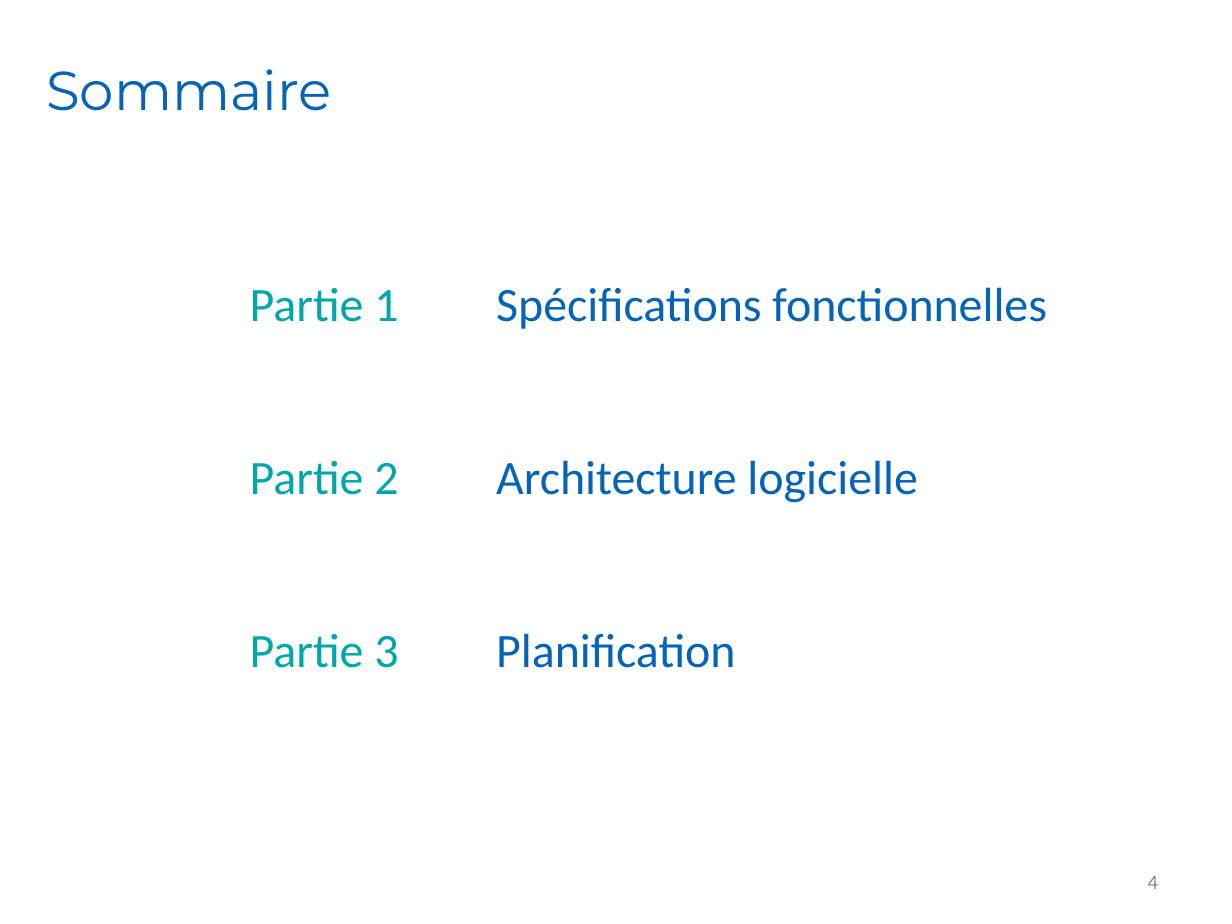
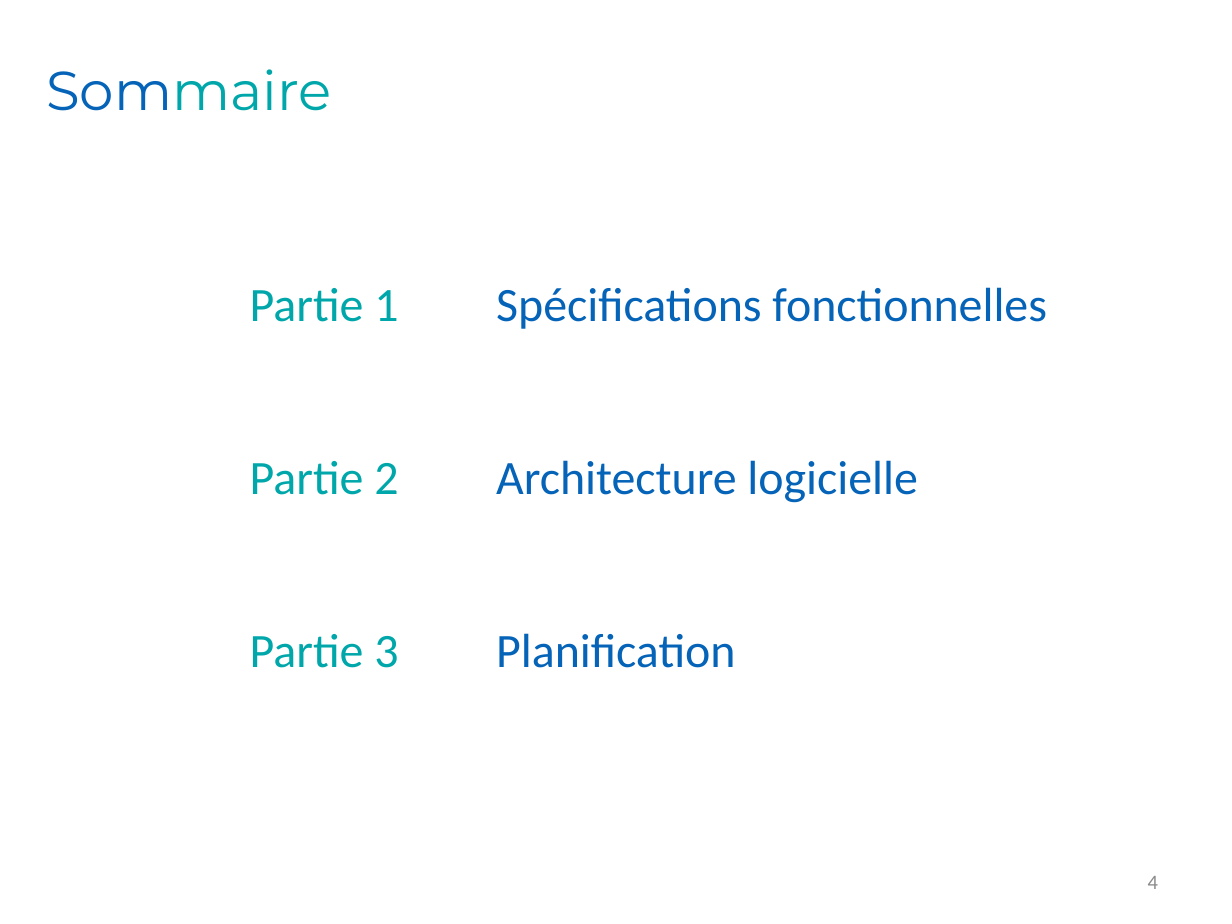
Before and after one commit to Romcol/Gutemberg-rapports, a slide deck: slide 4 of defense/1_project/powerpoint.pptx. Drawn at 1232x924 pixels with LibreOffice and Linux fonts; fonts in the diff are those of the drawing; background and template pictures are left out. Boxes give left, top, right and bottom in pixels: in the first picture for what was removed or moved away, otherwise in the second. Text is boxed around its words. In the diff, an @@ line names an element or a change of style, - is before the commit and + after.

```diff
--- a/defense/1_project/powerpoint.pptx
+++ b/defense/1_project/powerpoint.pptx
@@ title "Sommaire" at box(46, 69, 332, 111): text colour #0563B8 to #00A7AA in "Sommaire" @@
```
Also in this commit, not shown: 7 other slides changed, 7 slides added, 3 slides removed.
